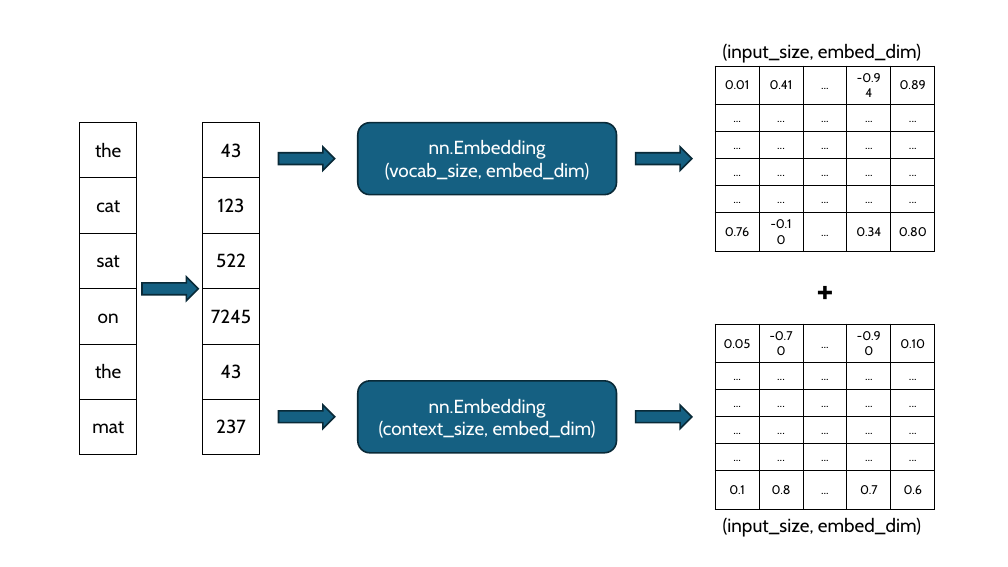
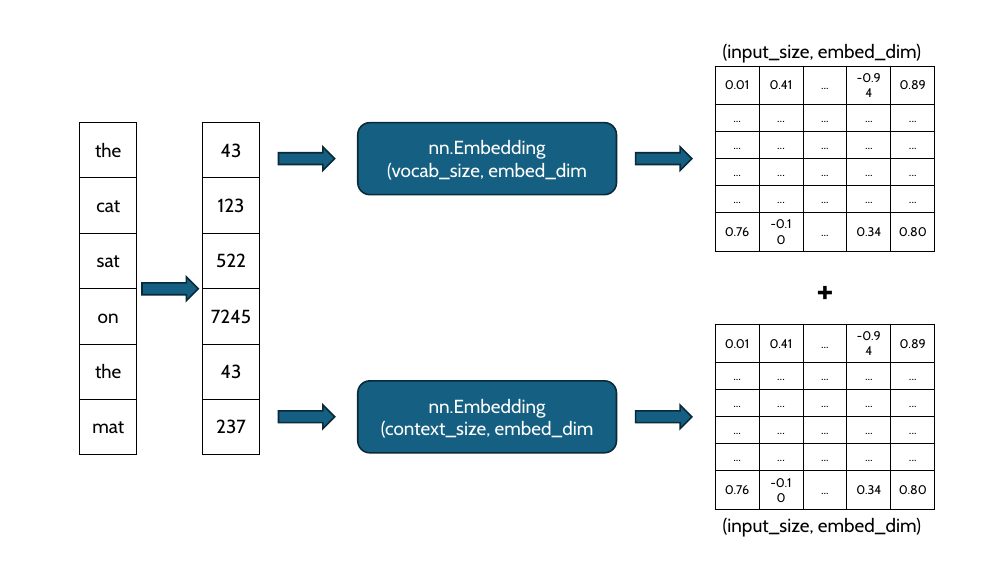
Before and after one commit to acceleratescience/large-language-models, a slide deck: slide 27 of slides/4-embeddings.pptx. Drawn at 1008x567 pixels with LibreOffice and Linux fonts; fonts in the diff are those of the drawing. Boxes give left, top, right and bottom in pixels: in the first picture for what was removed or moved away, otherwise in the second. Text is boxed around its words. In the diff, an @@ line names an element or a change of style, - is before the commit and + after.

```diff
--- a/slides/4-embeddings.pptx
+++ b/slides/4-embeddings.pptx
@@ text in rounded rectangle at (387, 163, 587, 180): text changed @@
-(vocab_size, embed_dim)
+(vocab_size, embed_dim
@@ table at (715, 324, 935, 510) @@
-row 1: 0.05 | -0.70 | ... | -0.90 | 0.10
+row 1: 0.01 | 0.41 | ... | -0.94 | 0.89
-row 6: 0.1 | 0.8 | ... | 0.7 | 0.6
+row 6: 0.76 | -0.10 | ... | 0.34 | 0.80
@@ text in rounded rectangle at (381, 421, 594, 438): text changed @@
-(context_size, embed_dim)
+(context_size, embed_dim
```
Also in this commit, not shown: 5 other slides changed, 1 slide added, 1 slide removed, 23 other files.
